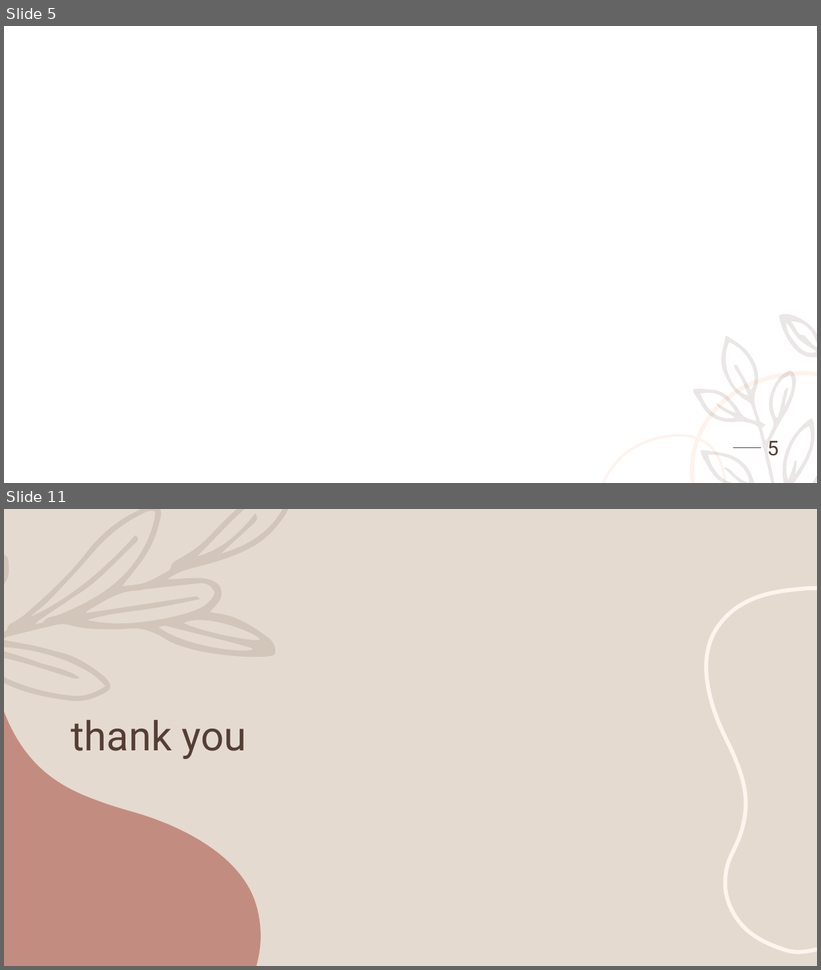
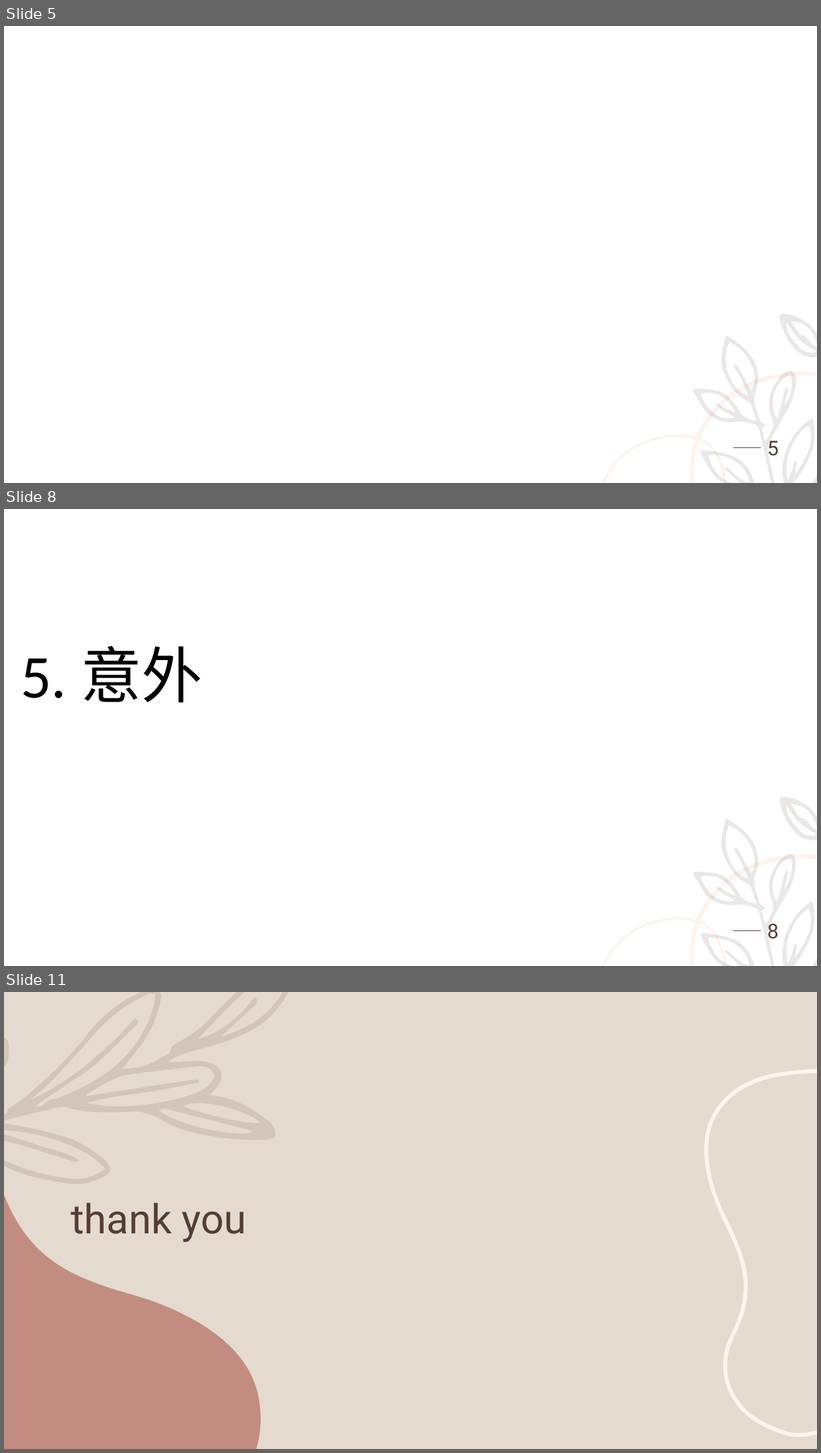
Before and after one commit to phchenntut/ca2024f, a slide deck: hw03.pptx. Shown one above the other, each under a label of ours: slides 5 and 11 before the commit, slides 5, 8 and 11 after it; the slides between them are not shown. The pictures are 821x970 and 821x1453 pixels, drawn with LibreOffice and Linux fonts; fonts in the diff are those of the drawing; background and template pictures are left out. Boxes give left, top, right and bottom in pixels: in the first picture for what was removed or moved away, otherwise in the second. Text is boxed around its words. In the diff, an @@ line names an element or a change of style, - is before the commit and + after.

```diff
--- a/hw03.pptx
+++ b/hw03.pptx
@@ slide 8 added at box(4, 509, 817, 966), background picture (left out); not listed: 4 template elements that a slide beside it also shows @@
@@ text added at box(20, 646, 203, 703), 72 pt, text #000000 @@
+5. 意外
@@ page number added at box(768, 924, 779, 939), 24 pt, text #543E34 @@
+8
```
Also in this commit, not shown: 1 slide changed, 6 other slides added, 7 slides removed, 1 other file.
